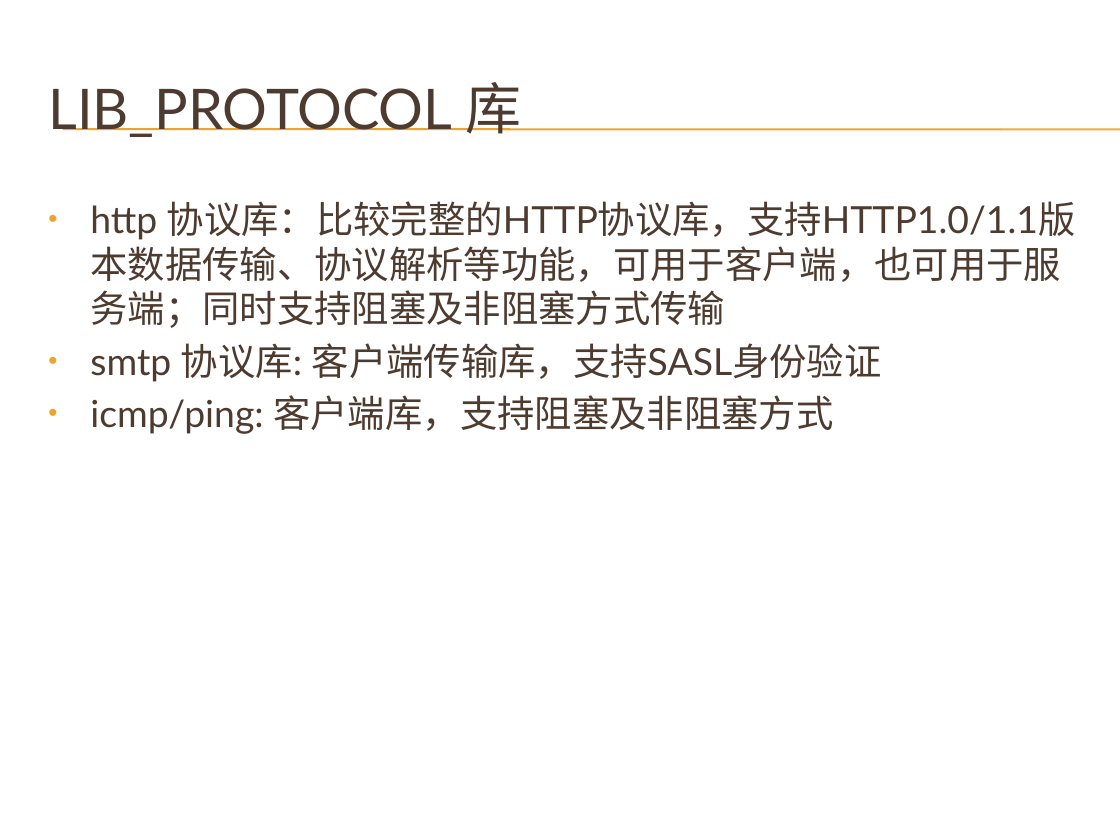
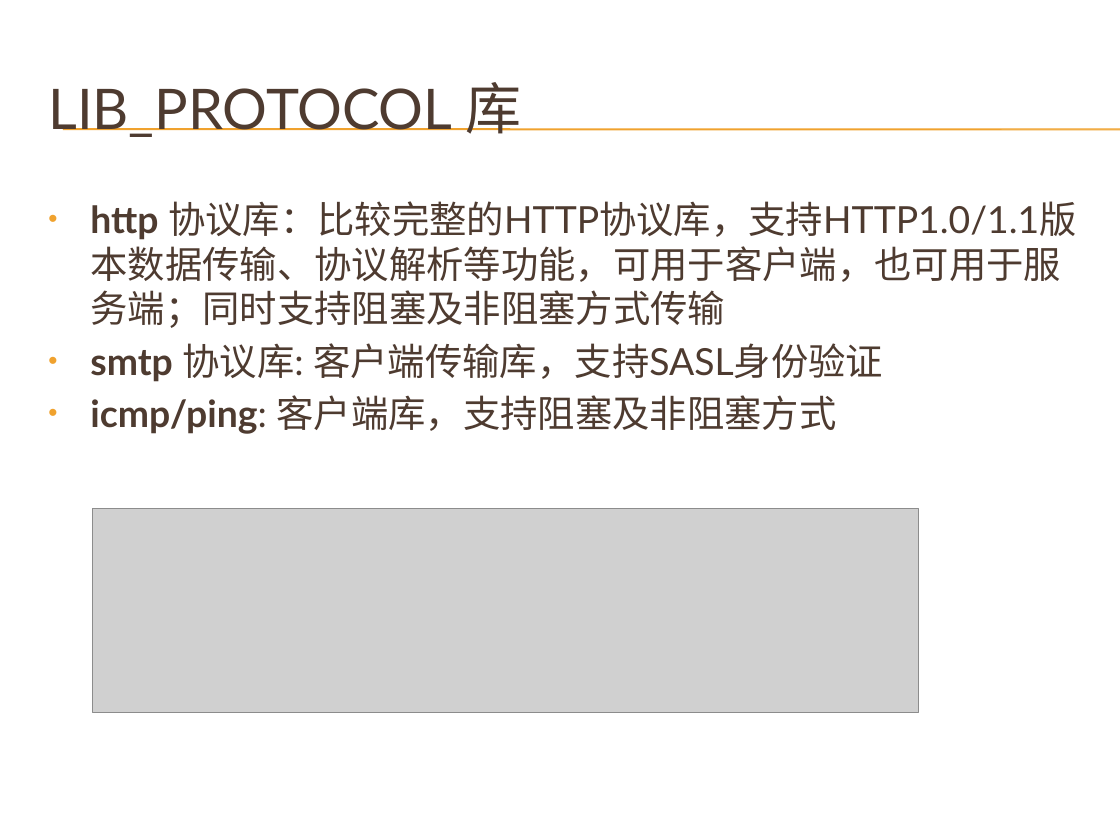
Before and after one commit to cnsuhao/developkit-acl, a slide deck: slide 9 of doc/acl.pptx (slide 8 before the commit). Drawn at 1120x840 pixels with LibreOffice and Linux fonts; fonts in the diff are those of the drawing; grey boxes stand for pictures; background and template pictures are left out. Boxes give left, top, right and bottom in pixels: in the first picture for what was removed or moved away, otherwise in the second. Text is boxed around its words. In the diff, an @@ line names an element or a change of style, - is before the commit and + after.

```diff
--- a/doc/acl.pptx
+++ b/doc/acl.pptx
@@ text "http 协议库：比较完整的HTTP协议库，支持HTTP1.0/1.1版本数据传输、协议解析等功能，可用于客户端，也可用 ..." at <box>90,201,1076,434</box>: bold on in "http", "smtp", "icmp/ping:" @@
@@ picture added at <box>93,508,918,712</box> @@
```
Also in this commit, not shown: 8 other slides changed, 10 slides added.
